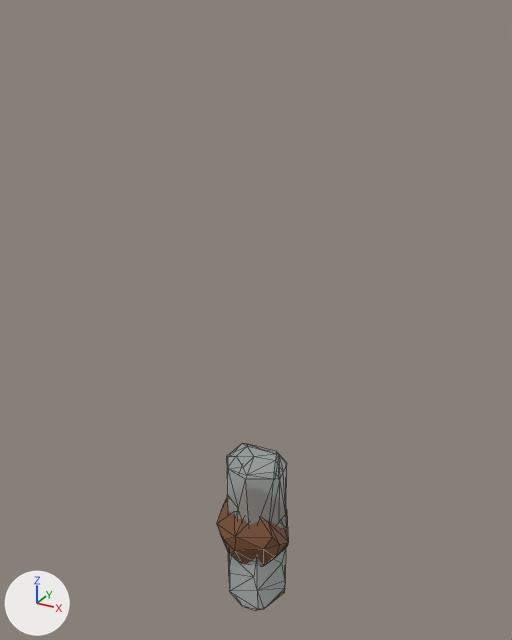
Renders of the FBX model src/Client/Resources/FBX/Models/GimmicksRAW.fbx from each side of a commit.
One viewpoint serves both versions: a 50 mm lens placed at (3.01, -5.49, 5.19), pointed at (-0.08, 0.12, 2.38). The lights are fixed; the arrows at lower left show +X, +Y and +Z. Mesh edges are drawn as thin lines. Where no turn or scale is listed for an object, it has been applied to the vertices.

In view in the first picture: 'SM_Env_Rock_Pillar_04', 'SM_Env_Rock_Round_03'.
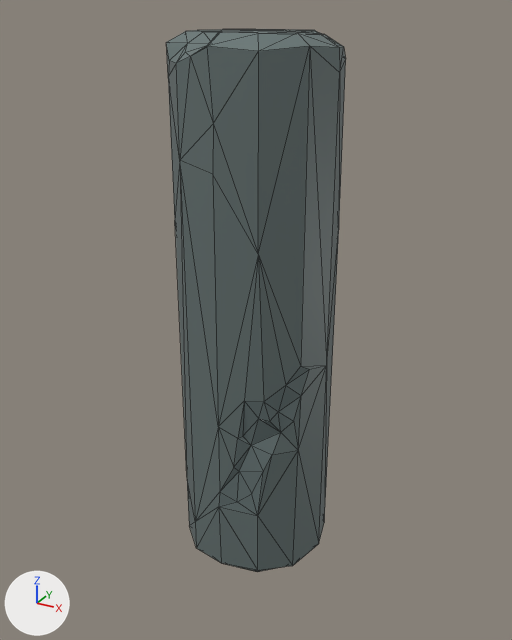
What changed in the scene script:
```text
Change img_mi_rock_basecolor_png:
    img_mi_rock_basecolor_png: load_image('MI_Rock_BaseColor.png', 'MI_Rock_BaseColor.png', 1024, 1024, 'Non-Color') -> load_image('MI_Rock_BaseColor.png', 'MI_Rock_BaseColor.png', 1024, 1024, 'sRGB')
Change mat_mi_rock:
    where n3 = _N.new('ShaderNodeTexImage'); n3.name = 'Image Texture.001'
    remove n4 = _N.new('ShaderNodeTexImage'); n4.name = 'Image Texture.002'
    remove n4.image = img_mi_rock_normal_png
    n3.image: img_mi_rock_basecolor_png -> img_mi_rock_normal_png
    where n0 = _N.new('ShaderNodeBsdfPrincipled'); n0.name = 'Principled BSDF'
    where n5 = _N.new('ShaderNodeNormalMap'); n5.name = 'Normal Map'
    remove _L.new(n3.outputs[0], n0.inputs[4])  # 'Color' to 'Alpha'
    remove _L.new(n4.outputs[0], n5.inputs[1])  # 'Color' to 'Color'
    add _L.new(n3.outputs[0], n5.inputs[1])  # 'Color' to 'Color'
Add me_sm_env_wall_pillar_large_round_01:
    me_sm_env_wall_pillar_large_round_01.from_pydata(...)  # 151 vertices, 298 faces; spans x -0.74..0.74, y -0.74..0.74, z -0.11..5.02
    me_sm_env_wall_pillar_large_round_01.materials.append(mat_mi_rock)
Remove ob_sm_env_rock_round_03:
    ob_sm_env_rock_round_03 = bpy.data.objects.new('SM_Env_Rock_Round_03', me_sm_env_rock_round_03)
    ob_sm_env_rock_round_03.location = (0.0, 0.0, 0.0)
Remove ob_sm_env_rock_pillar_04:
    ob_sm_env_rock_pillar_04 = bpy.data.objects.new('SM_Env_Rock_Pillar_04', me_sm_env_rock_pillar_04)
    ob_sm_env_rock_pillar_04.location = (0.0, 0.0, 0.0)
Add ob_sm_env_wall_pillar_large_round_01:
    ob_sm_env_wall_pillar_large_round_01 = bpy.data.objects.new('SM_Env_Wall_Pillar_Large_Round_01', me_sm_env_wall_pillar_large_round_01)
    ob_sm_env_wall_pillar_large_round_01.location = (0.0, 0.0, 0.0)
```

What differs and where, as boxes [x1, y1, x2, y2] in the pictures (512 x 640 px):
'SM_Env_Wall_Pillar_Large_Round_01', added: after [166, 29, 346, 572]
'SM_Env_Rock_Pillar_04', deleted: before [227, 443, 287, 611]
'SM_Env_Rock_Round_03', deleted: before [217, 499, 289, 566]
